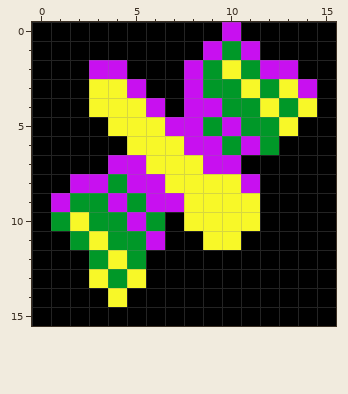
One commit to this pixel-art sprite: Graphics/Sprites/DMG/SprPlayer_315.png. The first picture shows the starting point.
The file is 16x16 pixels.
After:
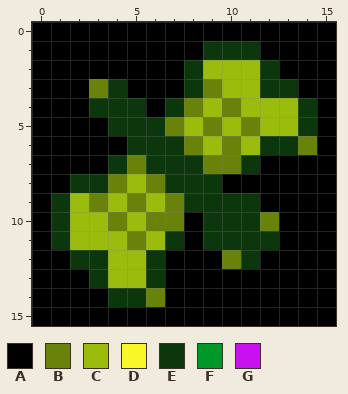
Palette (. is transparent): A #000000  B #698209  C #9bbc0c  D #f8f828  E #0c360c  F #009828  G #c810f0
The exact change:
y 0: x 10 G -> A
y 1: x 9..11 GFG -> EEE
y 2: x 3..4 GG -> AA; x 8..13 GFDFGG -> ECCCEA
y 3: x 3..5 DDG -> BEA; x 8..14 GFFDFDG -> EBCCEEA
y 4: x 3..14 DDDGAGGFFDFD -> EEEAEBCBCCCE
y 5: x 4..14 DDDGGFGFFDA -> EEEBCBCBCCE
y 6: x 5..14 DDDGGFGFAA -> EEEBCBCEEB
y 7: x 4..11 GGDDDGGA -> EBEEEBBE
y 8: x 2..11 GGFGGDDDDG -> EEBCBEEEAA
y 9: x 1..11 GFFGFGGDDDD -> ECBCBCBEEEE
y 10: x 1..12 FDFFGFADDDDA -> ECCBCBBAEEEB
y 11: x 1..7 AFDFFGA -> ECCCBCE; x 9..12 DDAA -> EEEE
y 12: x 2..6 AFDFA -> EECCE; x 10..11 AA -> BE
y 13: x 3..6 DFDA -> ECCE
y 14: x 4..6 DAA -> EEB
